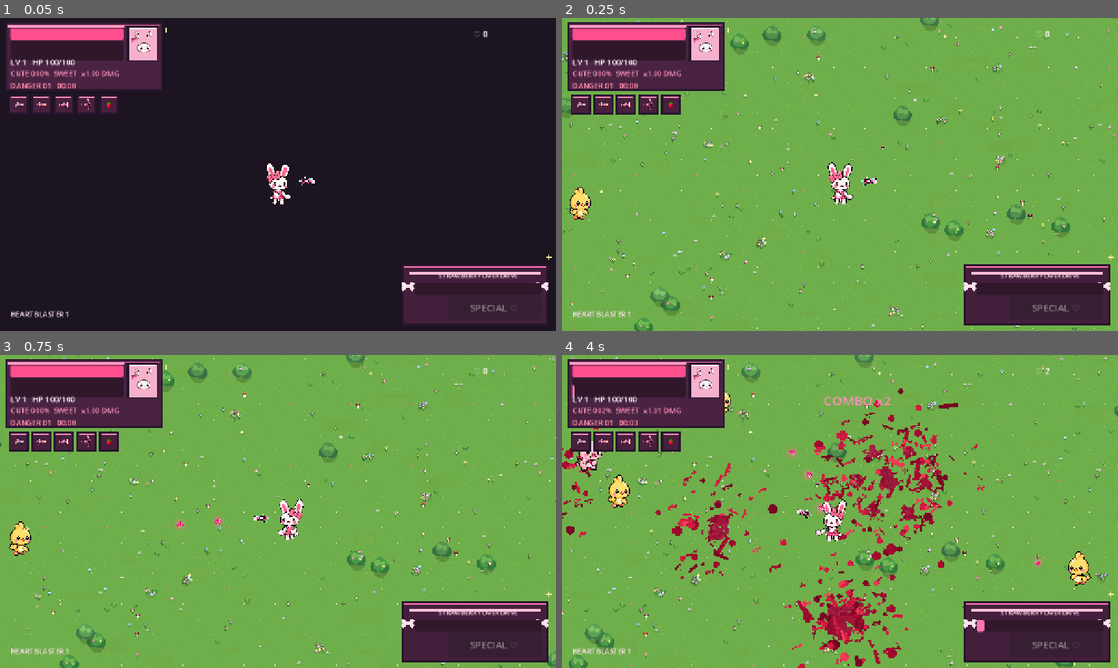
Above: before the commit, frames 1-4 (two rows, left to right).
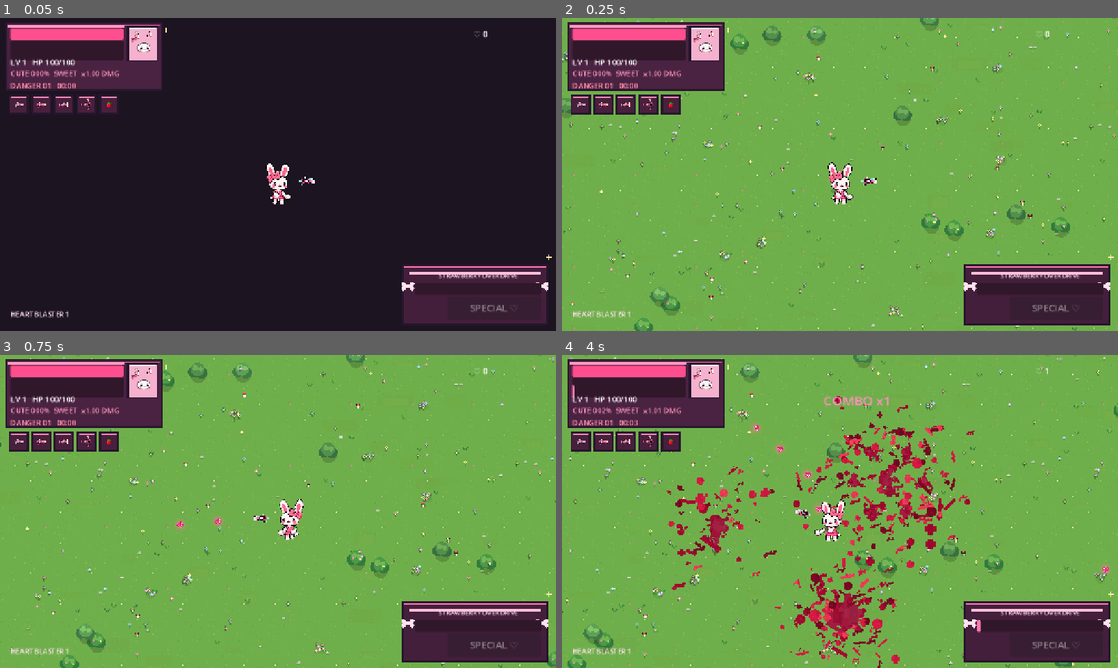
Above: after the commit, the same moments.

Repository: ramonsamagaio/cutecuterampage
Game: Godot game, scene res://scenes/Main.tscn
Same seed, same stepped clock (60 frames per second), same inputs: the game is played once before the commit and once after it.
Inputs (mouse positions are in pixels of both pictures, inside the frame that each line leads up to):
- Up to frame 1 (0.05 s): no input
- Up to frame 2 (0.25 s): no input
- Up to frame 3 (0.75 s): tap Enter at 0.5 s; move the mouse to (400, 495) at 0.52 s; hold Right (ui_right) from 0.53 s (still down); tap Shift at 0.6 s
- Up to frame 4 (4 s): tap Space at 0.77, 1.52, 3.02, 3.77 s; move the mouse to (728, 527) at 1.27 s; release Right (ui_right) at 1.28 s; hold Down (ui_down) 1.28-2.03 s; tap Z at 1.35 s; move the mouse to (895, 442) at 2.02 s; hold Right (ui_right) 2.03-2.78 s; tap X at 2.1 s; move the mouse to (812, 574) at 2.77 s; hold Up (ui_up) 2.78-3.53 s; tap C at 2.85 s; move the mouse to (1006, 558) at 3.52 s; hold Left (ui_left) from 3.53 s (still down); tap Shift at 3.6 s

Frame 1 is identical in both runs. In frame 2, 0.3% of the frame differs, in the area x 1-6%, y 54-65%; in frame 3, 0.3%; in frame 4, 12%, in the area x 0-100%, y 0-100%.
Error after the commit: Invalid call. Nonexistent function 'register_enemy (via call)' in base 'Node2D (main.gd)'. (res://scripts/actors/enemy.gd:48)

Commit message:
perf: prevent duplicate deaths and cache enemy dependencies

Diff:
--- a/scripts/actors/enemy.gd
+++ b/scripts/actors/enemy.gd
@@ -31,12 +31,21 @@
 var _tail_art: CutoutArtPart
 var _knockback_velocity: Vector2 = Vector2.ZERO
 var _hit_flash: float = 0.0
+var _dying: bool = false
+var _game_node: Node
+var _player_node: Node2D
+var _blood_node: Node
 
 const REGISTERED_ENEMY_CANVAS: Vector2 = Vector2(36.0, 41.0)
 const BASE_VISUAL_SCALE: float = 2.36
 
 func _ready() -> void:
 	add_to_group("enemy")
+	_game_node = get_tree().get_first_node_in_group("game")
+	_player_node = get_tree().get_first_node_in_group("player") as Node2D
+	_blood_node = get_tree().get_first_node_in_group("blood_system")
+	if _game_node != null:
+		_game_node.call("register_enemy", self)
 	_build_shadow()
 	visual = Node2D.new()
 	visual.name = "Visual"
@@ -83,6 +92,10 @@
 	visual.modulate = _base_modulate
 	_strafe_sign = -1.0 if randf() < 0.5 else 1.0
 	_build_parts()
+
+func _exit_tree() -> void:
+	if _game_node != null and is_instance_valid(_game_node):
+		_game_node.call("unregister_enemy", self)
 
 func _build_shadow() -> void:
 	var shadow: Polygon2D = Polygon2D.new()
@@ -142,13 +155,16 @@
 	return part
 
 func _physics_process(delta: float) -> void:
+	if _dying:
+		return
 	attack_cooldown = maxf(0.0, attack_cooldown - delta)
 	_hit_flash = maxf(0.0, _hit_flash - delta)
-	var player_node: Node2D = get_tree().get_first_node_in_group("player") as Node2D
-	if player_node == null:
-		return
-	var to_player: Vector2 = global_position.direction_to(player_node.global_position)
-	var distance: float = global_position.distance_to(player_node.global_position)
+	if _player_node == null or not is_instance_valid(_player_node):
+		_player_node = get_tree().get_first_node_in_group("player") as Node2D
+	if _player_node == null:
+		return
+	var to_player: Vector2 = global_position.direction_to(_player_node.global_position)
+	var distance: float = global_position.distance_to(_player_node.global_position)
 	visual.modulate = _base_modulate
 
 	match archetype:
@@ -159,18 +175,19 @@
 	velocity += _knockback_velocity
 	move_and_slide()
 	_knockback_velocity = _knockback_velocity.move_toward(Vector2.ZERO, delta * 560.0)
+	if _game_node != null and is_instance_valid(_game_node):
+		_game_node.call("update_enemy_spatial", self)
 	if absf(velocity.x) > 0.1:
 		visual.scale.x = absf(visual.scale.x) * signf(velocity.x)
 	_animate_parts(delta)
 	if _hit_flash > 0.0:
-		visual.modulate = Color(1.65, 0.72, 0.96, 1.0)
+		visual.modulate = Color(1.55, 0.74, 0.98, 1.0)
 
 	if distance < 42.0 and attack_cooldown <= 0.0:
 		var impact_multiplier: float = 1.55 if archetype == "charger" and _charge_active > 0.0 else 1.0
-		player_node.call("take_damage", contact_damage * impact_multiplier)
-		var game_node: Node = get_tree().get_first_node_in_group("game")
-		if game_node != null:
-			game_node.call("add_screen_shake", 4.2 if impact_multiplier > 1.0 else 2.8, 0.12)
+		_player_node.call("take_damage", contact_damage * impact_multiplier)
+		if _game_node != null:
+			_game_node.call("add_screen_shake", 4.2 if impact_multiplier > 1.0 else 2.8, 0.12)
 		attack_cooldown = 0.86
 
 func _animate_parts(delta: float) -> void:
@@ -194,11 +211,10 @@
 		velocity = to_player.rotated(PI * 0.5 * _strafe_sign) * move_speed * 0.58
 	_shoot_timer -= delta
 	if _shoot_timer <= 0.0 and distance < 590.0:
-		var game_node: Node = get_tree().get_first_node_in_group("game")
-		if game_node != null:
+		if _game_node != null:
 			var projectile_damage: float = contact_damage * 0.74
 			var projectile_speed: float = 195.0 + minf(135.0, maxf(0.0, power_scale - 1.0) * 11.0)
-			game_node.call("spawn_enemy_projectile", global_position, to_player, projectile_damage, projectile_speed)
+			_game_node.call("spawn_enemy_projectile", global_position, to_player, projectile_damage, projectile_speed)
 		var cadence: float = maxf(0.66, 1.46 - minf(0.64, power_scale * 0.058))
 		_shoot_timer = cadence + randf_range(-0.10, 0.15)
 
@@ -224,6 +240,8 @@
 		_charge_cooldown = maxf(1.40, 3.05 - minf(1.45, power_scale * 0.065))
 
 func take_damage(amount: float, hit_direction: Vector2 = Vector2.ZERO, is_critical: bool = false) -> void:
+	if _dying:
+		return
 	health -= amount
 	_hit_flash = 0.085 if not is_critical else 0.13
 	var push_dir: Vector2 = hit_direction.normalized()
@@ -243,40 +261,37 @@
 		var number: DamageNumber = DamageNumber.new()
 		root.add_child(number)
 		number.configure(global_position + Vector2(randf_range(-9.0, 9.0), -28.0), amount, is_critical)
-	var blood_node: Node = get_tree().get_first_node_in_group("blood_system")
-	if blood_node != null:
-		blood_node.call("emit_burst", global_position, push_dir, 18 if is_critical else 10)
-	var game_node: Node = get_tree().get_first_node_in_group("game")
-	if game_node != null:
-		game_node.call("on_enemy_hit_feedback", global_position, is_critical, amount)
+	if _blood_node == null or not is_instance_valid(_blood_node):
+		_blood_node = get_tree().get_first_node_in_group("blood_system")
+	if _blood_node != null:
+		_blood_node.call("emit_burst", global_position, push_dir, 13 if is_critical else 7)
+	if _game_node != null:
+		_game_node.call("on_enemy_hit_feedback", global_position, is_critical, amount)
 	if health <= 0.0:
+		_dying = true
 		_die(push_dir)
 
 func _die(hit_direction: Vector2) -> void:
-	var blood_node: Node = get_tree().get_first_node_in_group("blood_system")
-	if blood_node != null:
-		blood_node.call("emit_burst", global_position, hit_direction, 62 if elite else 40)
-		blood_node.call("add_massive_splat", global_position, 15 if elite else 10, Color("a60930"))
+	if _blood_node != null:
+		_blood_node.call("emit_burst", global_position, hit_direction, 46 if elite else 30)
+		_blood_node.call("add_massive_splat", global_position, 14 if elite else 9, Color("a60930"))
 		var chunk_parts: Array[CutoutArtPart] = []
 		for part: CutoutArtPart in parts:
 			chunk_parts.append(part)
 		chunk_parts.shuffle()
-		var chunk_count: int = mini(chunk_parts.size(), 7 if elite else 5)
+		var chunk_count: int = mini(chunk_parts.size(), 6 if elite else 4)
 		for i: int in chunk_count:
 			var chunk_part: CutoutArtPart = chunk_parts[i]
 			var force_dir: Vector2 = hit_direction
 			if force_dir == Vector2.ZERO:
 				force_dir = Vector2.RIGHT.rotated(randf() * TAU)
-			force_dir = force_dir.rotated(randf_range(-1.28, 1.28))
+			force_dir = force_dir.rotated(randf_range(-1.18, 1.18))
 			var scaled_size: Vector2 = chunk_part.target_size * absf(visual.scale.x)
-			blood_node.call("spawn_art_chunk", global_position, chunk_part.texture_path, scaled_size, force_dir * randf_range(105.0, 205.0))
-	if elite and elite_affix == "volatile":
-		var game_node: Node = get_tree().get_first_node_in_group("game")
-		if game_node != null:
-			for i: int in 12:
-				var angle: float = TAU * float(i) / 12.0
-				game_node.call("spawn_enemy_projectile", global_position, Vector2.RIGHT.rotated(angle), contact_damage * 0.42, 235.0)
-	var game: Node = get_tree().get_first_node_in_group("game")
-	if game != null:
-		game.call("on_enemy_killed", global_position, xp_reward, elite)
+			_blood_node.call("spawn_art_chunk", global_position, chunk_part.texture_path, scaled_size, force_dir * randf_range(100.0, 185.0))
+	if elite and elite_affix == "volatile" and _game_node != null:
+		for i: int in 12:
+			var angle: float = TAU * float(i) / 12.0
+			_game_node.call("spawn_enemy_projectile", global_position, Vector2.RIGHT.rotated(angle), contact_damage * 0.42, 235.0)
+	if _game_node != null:
+		_game_node.call("on_enemy_killed", global_position, xp_reward, elite)
 	queue_free()
